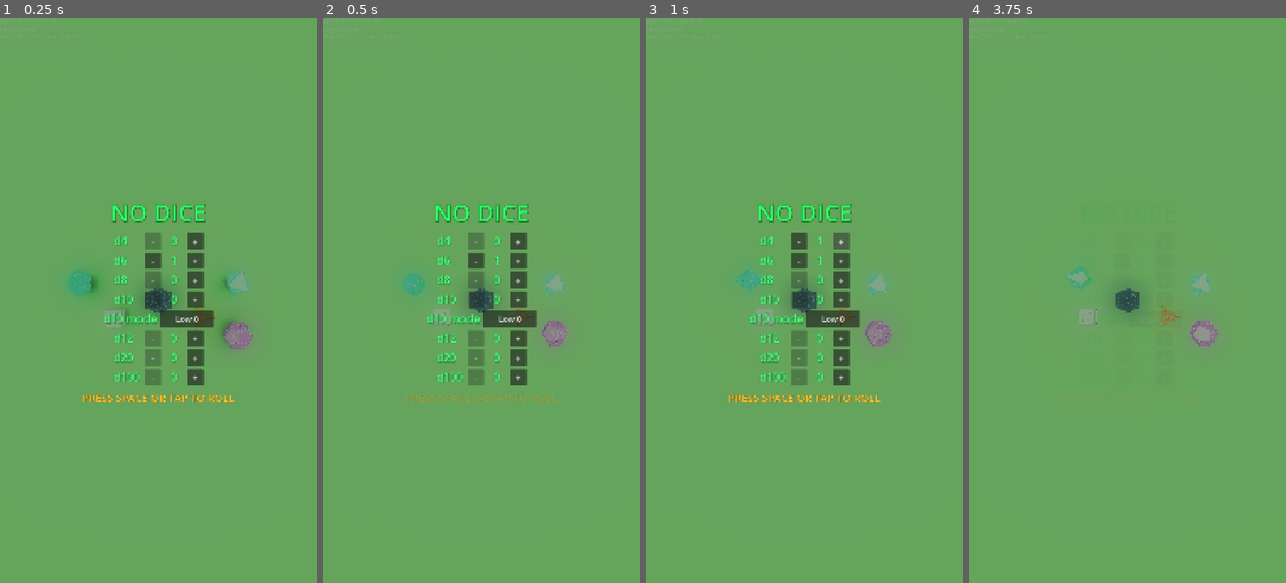
Above: before the commit, frames 1-4 (left to right).
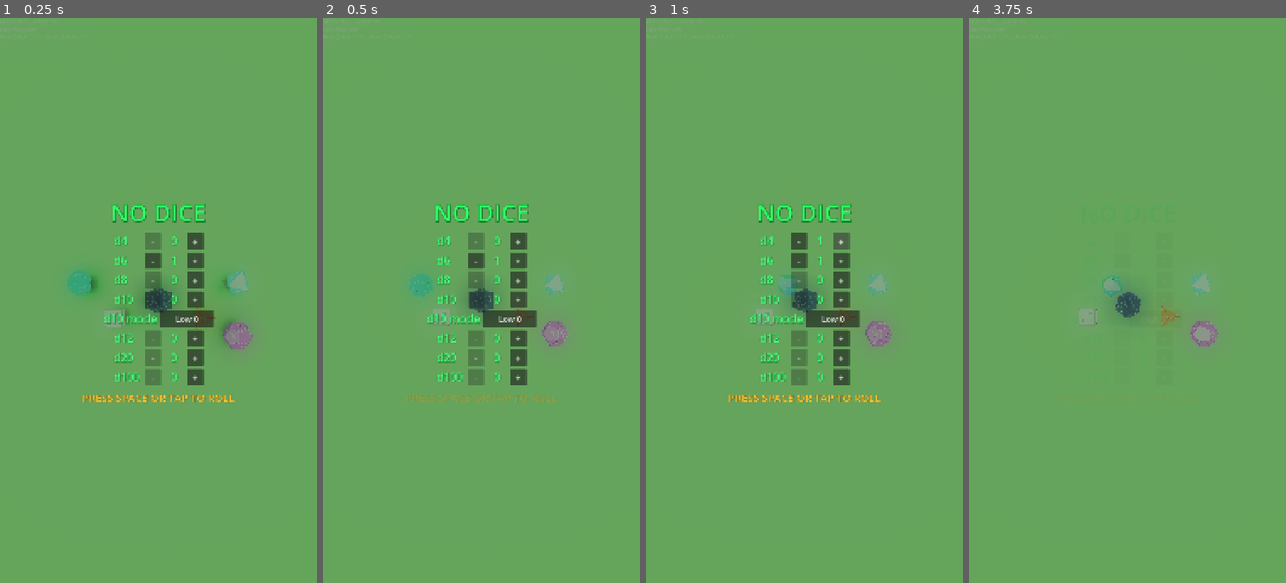
Above: after the commit, the same moments.

Repository: MatthieuLJ/no_dice
Game: Godot game, scene res://die.tscn
The game is run twice, just before and just after one commit, with the same random seed, the same clock (stepped at 60 frames per second) and the same inputs.
Inputs (mouse positions are in pixels of both pictures, inside the frame that each line leads up to):
- Up to frame 1 (0.25 s): no input
- Up to frame 2 (0.5 s): no input
- Up to frame 3 (1 s): click "+" at 0.5 s
- Up to frame 4 (3.75 s): click "-" at 1.25 s; click "Low 0" at 2 s; click "High 10" at 2.75 s; tap Space at 3.5 s; move the mouse to (1197, 272) at 3.52 s; hold Right (ui_right) from 3.53 s (still down); tap Enter at 3.6 s; click (1197, 272) at 3.67 s

Frame 1 is identical in both runs. In frame 2, 0.2% of the frame differs, in the area x 24-35%, y 45-50%; in frame 3, 0.4%; in frame 4, 0.6%, in the area x 30-76%, y 44-53%.

Commit message:
Calibrate die masses (5g to 10g) based on size and volume, scaling rotational inertia and roll impulses

Diff:
--- a/dice_config.gd
+++ b/dice_config.gd
@@ -1,17 +1,47 @@
 class_name DiceConfig
 extends RefCounted
 
-const MASS: float = 0.05
-const INERTIA: Vector3 = Vector3(0.0008, 0.0008, 0.0008)
+# Mass in kilograms for each polyhedral die type (5g to 10g depending on size/volume)
+const DIE_WEIGHTS: Dictionary = {
+	"D4": 0.005,   # 5.0 grams
+	"D6": 0.006,   # 6.0 grams
+	"D8": 0.0065,  # 6.5 grams
+	"D10": 0.0075, # 7.5 grams
+	"D12": 0.0085, # 8.5 grams
+	"D20": 0.010   # 10.0 grams
+}
+
 const LINEAR_DAMP: float = 0.5
 const ANGULAR_DAMP: float = 1.0
 const FRICTION: float = 0.5
 
+static func get_mass_for_die(die: RigidBody3D) -> float:
+	if not is_instance_valid(die):
+		return 0.007
+	var d_name: String = die.name.to_upper()
+	if d_name.contains("D4"):
+		return 0.005
+	elif d_name.contains("D20"):
+		return 0.010
+	elif d_name.contains("D12"):
+		return 0.0085
+	elif d_name.contains("D10"):
+		return 0.0075
+	elif d_name.contains("D8"):
+		return 0.0065
+	elif d_name.contains("D6"):
+		return 0.006
+	return 0.007
+
 static func apply_to_die(die: RigidBody3D) -> void:
 	if not is_instance_valid(die):
 		return
-	die.mass = MASS
-	die.inertia = INERTIA
+	var m: float = get_mass_for_die(die)
+	die.mass = m
+
+	# Scale rotational inertia proportionally with mass (0.00008 for D4 -> 0.00016 for D20)
+	var in_val: float = m * 0.016
+	die.inertia = Vector3(in_val, in_val, in_val)
 	die.linear_damp = LINEAR_DAMP
 	die.angular_damp = ANGULAR_DAMP
 	if die.physics_material_override:
--- a/world_physics.gd
+++ b/world_physics.gd
@@ -561,14 +561,15 @@
 		if horiz_dir.is_zero_approx():
 			horiz_dir = Vector3.FORWARD
 
-		var horiz_speed = randf_range(0.04, 0.08)
-		var vert_speed = randf_range(0.02, 0.05)
+		var mass_scale = d.mass / 0.05
+		var horiz_speed = randf_range(0.04, 0.08) * mass_scale
+		var vert_speed = randf_range(0.02, 0.05) * mass_scale
 		var impulse = horiz_dir * horiz_speed
 		impulse.y = vert_speed
 
 		d.apply_central_impulse(impulse)
 
-		var random_spin = Vector3(randf_range(-1.0, 1.0), randf_range(-1.0, 1.0), randf_range(-1.0, 1.0)).normalized() * randf_range(0.005, 0.015)
+		var random_spin = Vector3(randf_range(-1.0, 1.0), randf_range(-1.0, 1.0), randf_range(-1.0, 1.0)).normalized() * (randf_range(0.005, 0.015) * mass_scale)
 		d.apply_torque_impulse(random_spin)
 
 func _apply_randomized_jerk(base_direction: Vector3) -> void:
@@ -580,12 +581,13 @@
 			continue
 		if bool(d.get_meta("is_user_locked", false)):
 			continue
-		var random_jerk = base_direction * randf_range(0.02, 0.05)
-		random_jerk.y += randf_range(0.01, 0.03)
+		var mass_scale = d.mass / 0.05
+		var random_jerk = base_direction * (randf_range(0.02, 0.05) * mass_scale)
+		random_jerk.y += randf_range(0.01, 0.03) * mass_scale
 
 		d.apply_central_impulse(random_jerk)
 
-		var random_spin = Vector3(randf_range(-1, 1), randf_range(-1, 1), randf_range(-1, 1)) * 0.005
+		var random_spin = Vector3(randf_range(-1, 1), randf_range(-1, 1), randf_range(-1, 1)) * (0.005 * mass_scale)
 		d.apply_torque_impulse(random_spin)
 
 func _reset_die() -> void:
